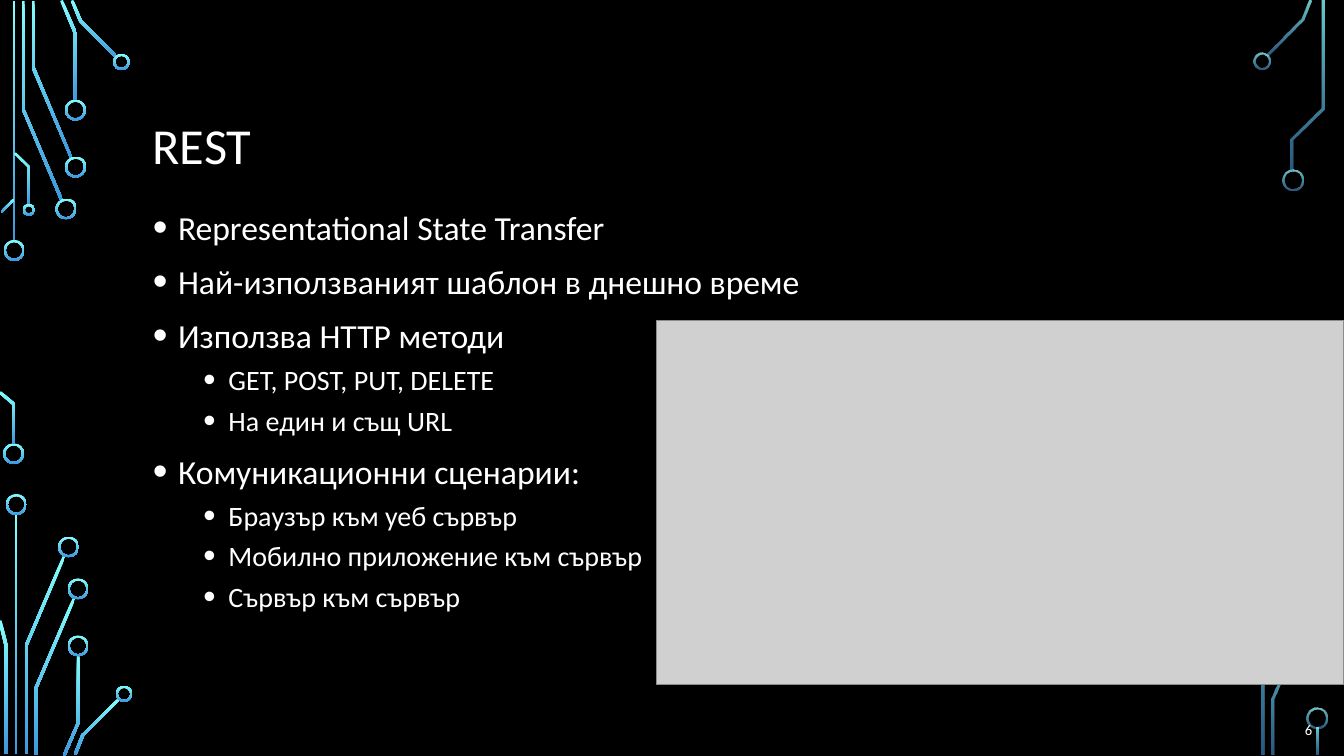
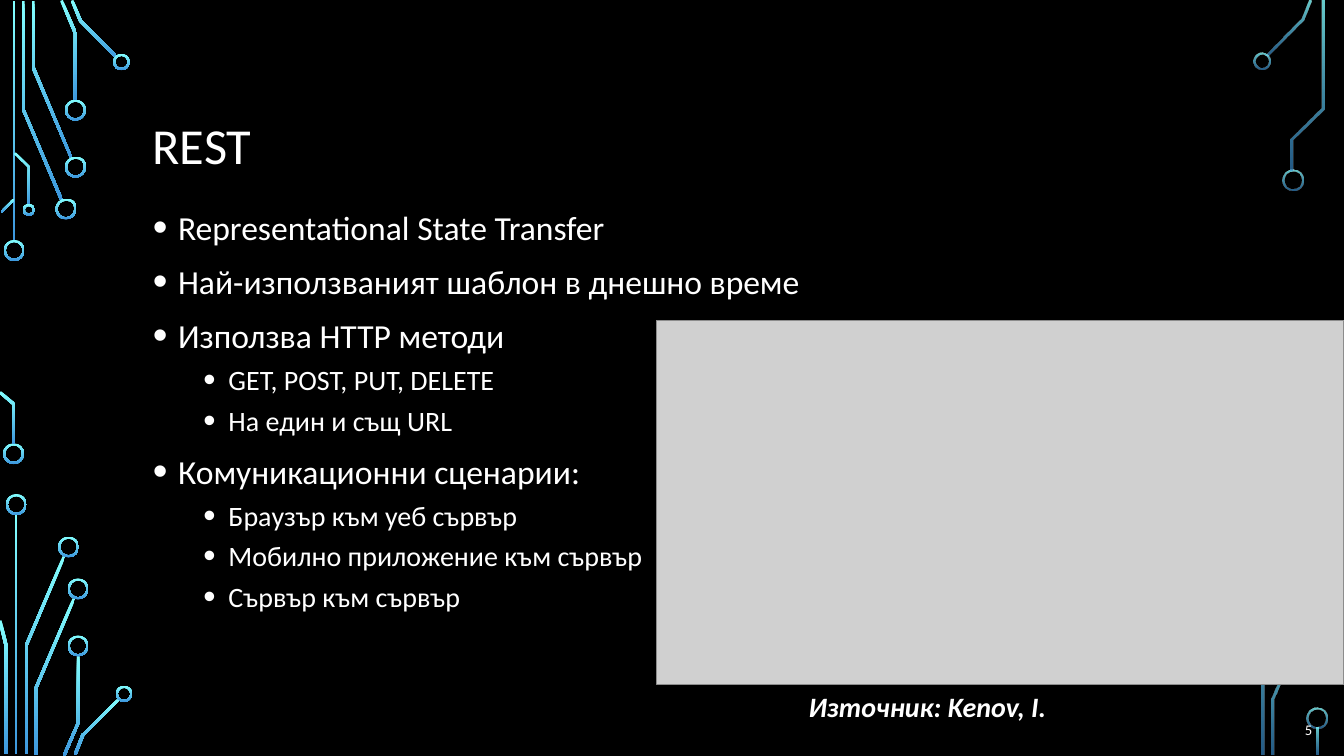
Before and after one commit to profjordanov/doctorate, a slide deck: slide 5 of communications/web_communication_pres.pptx (slide 6 before the commit). Drawn at 1344x756 pixels with LibreOffice and Linux fonts; fonts in the diff are those of the drawing; grey boxes stand for pictures; background and template pictures are left out. Boxes give left, top, right and bottom in pixels: in the first picture for what was removed or moved away, otherwise in the second. Text is boxed around its words. In the diff, an @@ line names an element or a change of style, - is before the commit and + after.

```diff
--- a/communications/web_communication_pres.pptx
+++ b/communications/web_communication_pres.pptx
@@ text added at [809, 698, 1046, 721], 20 pt, text #FFFFFF, bold, italic @@
+Източник: Kenov, I.
@@ page number at [1305, 723, 1312, 735]: text changed @@
-6
+5
```
Also in this commit, not shown: 10 other slides changed, 4 slides added, 8 slides removed.
